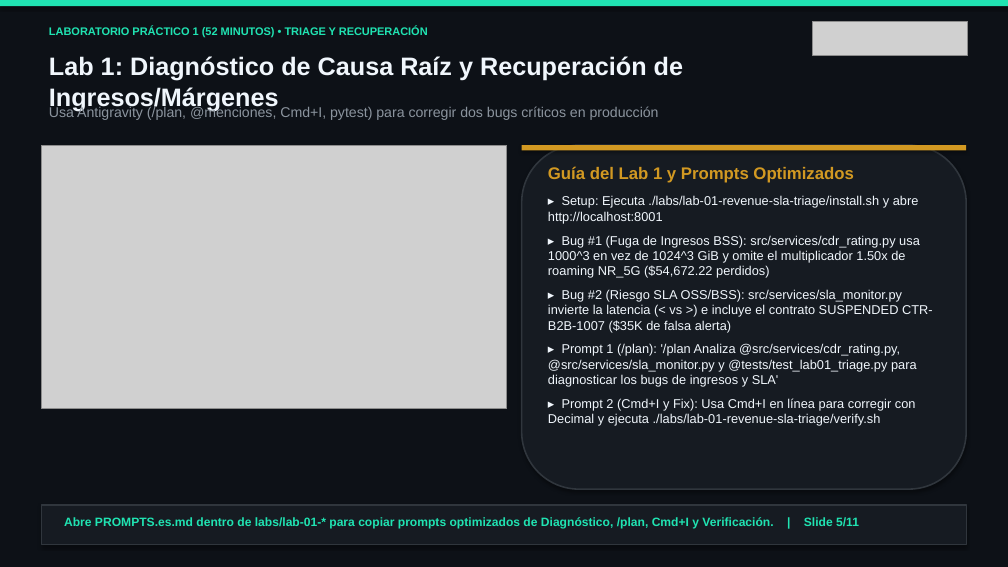
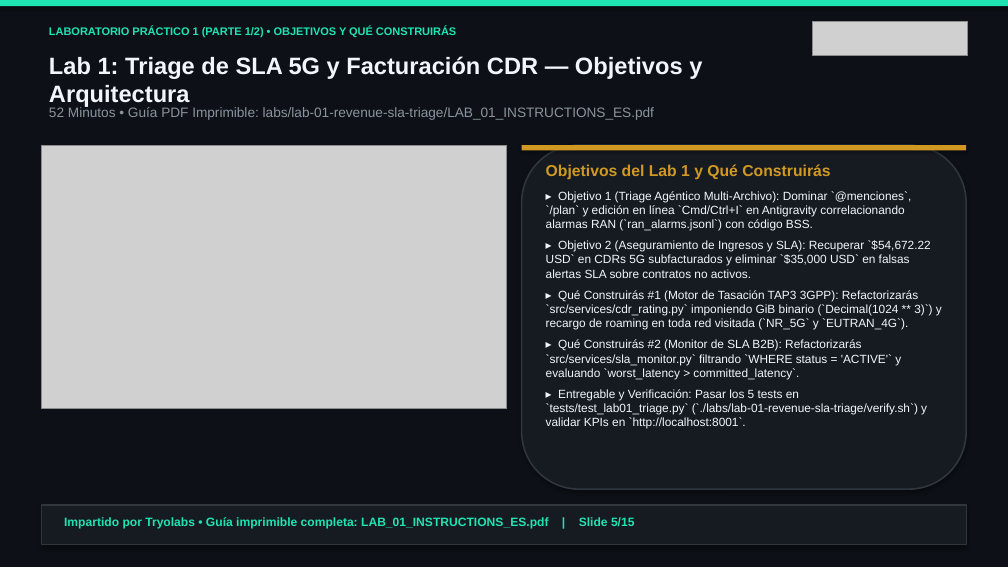
Before and after one commit to tryolabs/antigravity-workshop-telecom, a slide deck: slide 5 of slides/antigravity_telecom_workshop_es.pptx. Drawn at 1008x567 pixels with LibreOffice and Linux fonts; fonts in the diff are those of the drawing; grey boxes stand for pictures. Boxes give left, top, right and bottom in pixels: in the first picture for what was removed or moved away, otherwise in the second. Text is boxed around its words. In the diff, an @@ line names an element or a change of style, - is before the commit and + after.

Commit message:
Add Tryolabs-branded Lab Instruction PDFs, branded docs, and 15-slide presentations with Lab Objectives, What You Will Build & Step-by-Step Instructions

```diff
--- a/slides/antigravity_telecom_workshop_es.pptx
+++ b/slides/antigravity_telecom_workshop_es.pptx
@@ text at box(49, 27, 456, 38): text changed @@
-LABORATORIO PRÁCTICO 1 (52 MINUTOS) • TRIAGE Y RECUPERACIÓN
+LABORATORIO PRÁCTICO 1 (PARTE 1/2) • OBJETIVOS Y QUÉ CONSTRUIRÁS
@@ text at box(49, 56, 702, 107): text changed; size 24 to 22.5 pt @@
-Lab 1: Diagnóstico de Causa Raíz y Recuperación de Ingresos/Márgenes
+Lab 1: Triage de SLA 5G y Facturación CDR — Objetivos y Arquitectura
@@ text at box(49, 106, 654, 120): text changed; size 13.5 to 13 pt @@
-Usa Antigravity (/plan, @menciones, Cmd+I, pytest) para corregir dos bugs críticos en producción
+52 Minutos • Guía PDF Imprimible: labs/lab-01-revenue-sla-triage/LAB_01_INSTRUCTIONS_ES.pdf
@@ text at box(546, 164, 942, 429): text changed; size 12.2 to 11.3 pt @@
-Guía del Lab 1 y Prompts Optimizados
-▸ Setup: Ejecuta ./labs/lab-01-revenue-sla-triage/install.sh y abre http://localhost:8001
-▸ Bug #1 (Fuga de Ingresos BSS): src/services/cdr_rating.py usa 1000^3 en vez de 1024^3 GiB y omite el multiplicador 1.50x de roaming NR_5G ($54,672.22 perdidos)
-▸ Bug #2 (Riesgo SLA OSS/BSS): src/services/sla_monitor.py invierte la latencia (< vs >) e incluye el contrato SUSPENDED CTR-B2B-1007 ($35K de falsa alerta)
-▸ Prompt 1 (/plan): '/plan Analiza @src/services/cdr_rating.py, @src/services/sla_monitor.py y @tests/test_lab01_triage.py para diagnosticar los bugs de ingresos y SLA'
-▸ Prompt 2 (Cmd+I y Fix): Usa Cmd+I en línea para corregir con Decimal y ejecuta ./labs/lab-01-revenue-sla-triage/verify.sh
+Objetivos del Lab 1 y Qué Construirás
+▸ Objetivo 1 (Triage Agéntico Multi-Archivo): Dominar `@menciones`, `/plan` y edición en línea `Cmd/Ctrl+I` en Antigravity correlacionando alarmas RAN (`ran_alarms.jsonl`) con código BSS.
+▸ Objetivo 2 (Aseguramiento de Ingresos y SLA): Recuperar `$54,672.22 USD` en CDRs 5G subfacturados y eliminar `$35,000 USD` en falsas alertas SLA sobre contratos no activos.
+▸ Qué Construirás #1 (Motor de Tasación TAP3 3GPP): Refactorizarás `src/services/cdr_rating.py` imponiendo GiB binario (`Decimal(1024 ** 3)`) y recargo de roaming en toda red visitada (`NR_5G` y `EUTRAN_4G`).
+▸ Qué Construirás #2 (Monitor de SLA B2B): Refactorizarás `src/services/sla_monitor.py` filtrando `WHERE status = 'ACTIVE'` y evaluando `worst_latency > committed_latency`.
+▸ Entregable y Verificación: Pasar los 5 tests en `tests/test_lab01_triage.py` (`./labs/lab-01-revenue-sla-triage/verify.sh`) y validar KPIs en `http://localhost:8001`.
@@ text at box(64, 517, 635, 528): text changed @@
-Abre PROMPTS.es.md dentro de labs/lab-01-* para copiar prompts optimizados de Diagnóstico, /plan, Cmd+I y Verificación. | Slide 5/11
+Impartido por Tryolabs • Guía imprimible completa: LAB_01_INSTRUCTIONS_ES.pdf | Slide 5/15
```
Also in this commit, not shown: 10 other slides changed, 4 slides added, 33 other files.
